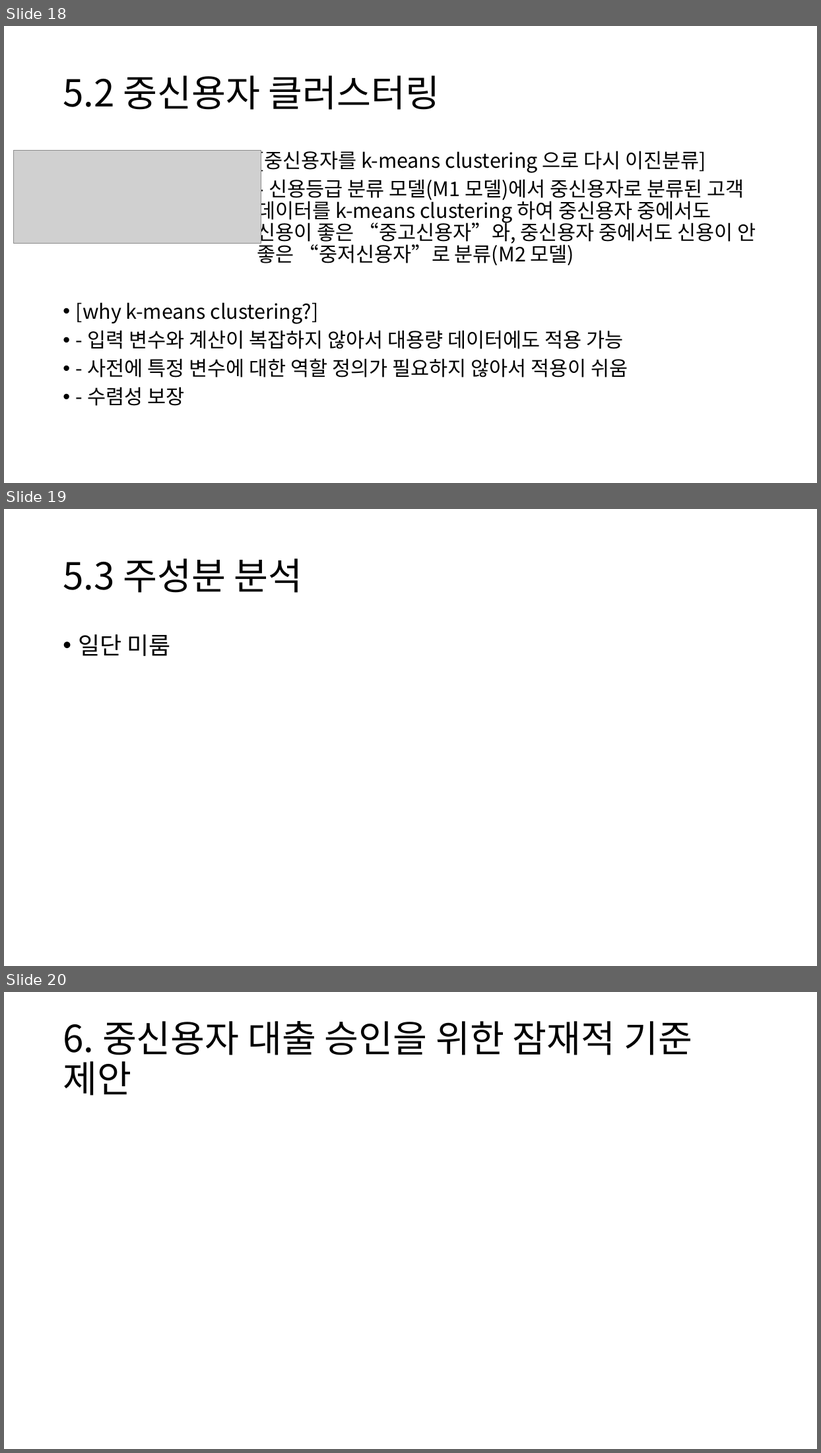
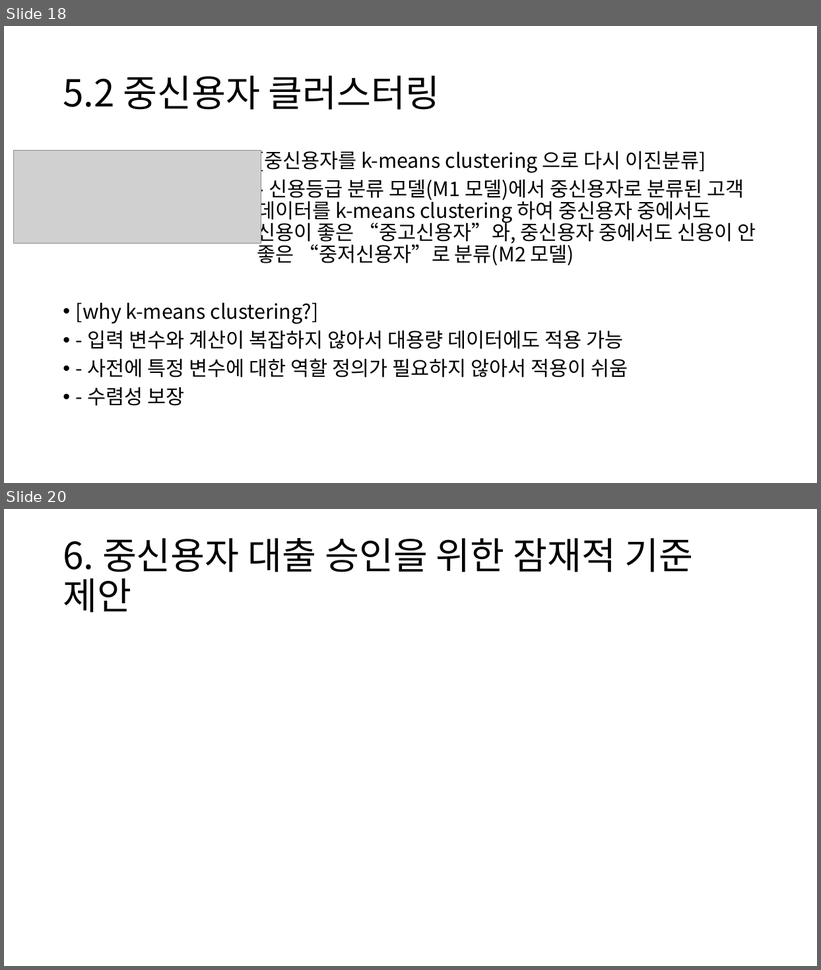
Before and after one commit to HANARONE/dh01, a slide deck: 1차 자료/개인고객 신용등급 산정 모델링.pptx. Shown one above the other, each under a label of ours: slides 18, 19 and 20 before the commit, slides 18 and 20 after it; the slides between them are not shown. The pictures are 821x1453 and 821x970 pixels, drawn with LibreOffice and Linux fonts; fonts in the diff are those of the drawing; grey boxes stand for pictures. Boxes give left, top, right and bottom in pixels: in the first picture for what was removed or moved away, otherwise in the second. Text is boxed around its words. In the diff, an @@ line names an element or a change of style, - is before the commit and + after.

```diff
--- a/1차 자료/개인고객 신용등급 산정 모델링.pptx
+++ b/1차 자료/개인고객 신용등급 산정 모델링.pptx
@@ slide 19 removed at [4, 509, 817, 966], background #FFFFFF @@
@@ title removed at [63, 559, 303, 593] @@
-5.3 주성분 분석
@@ text removed at [78, 634, 170, 656] @@
-• 일단 미룸
```
Also in this commit, not shown: 7 slides changed, 1 slide added, 5 other files.
